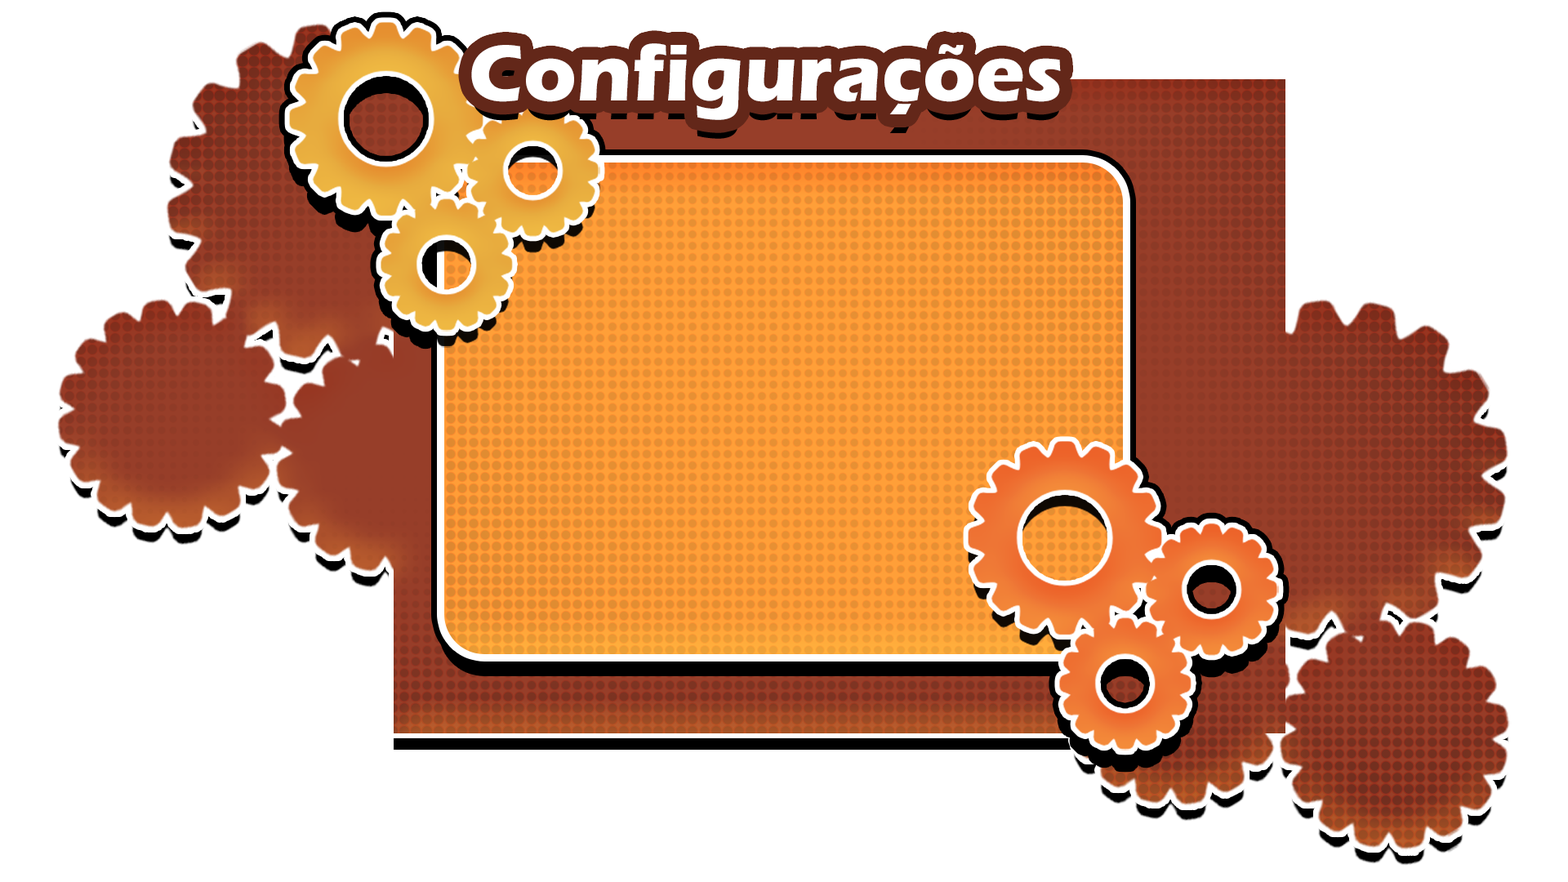
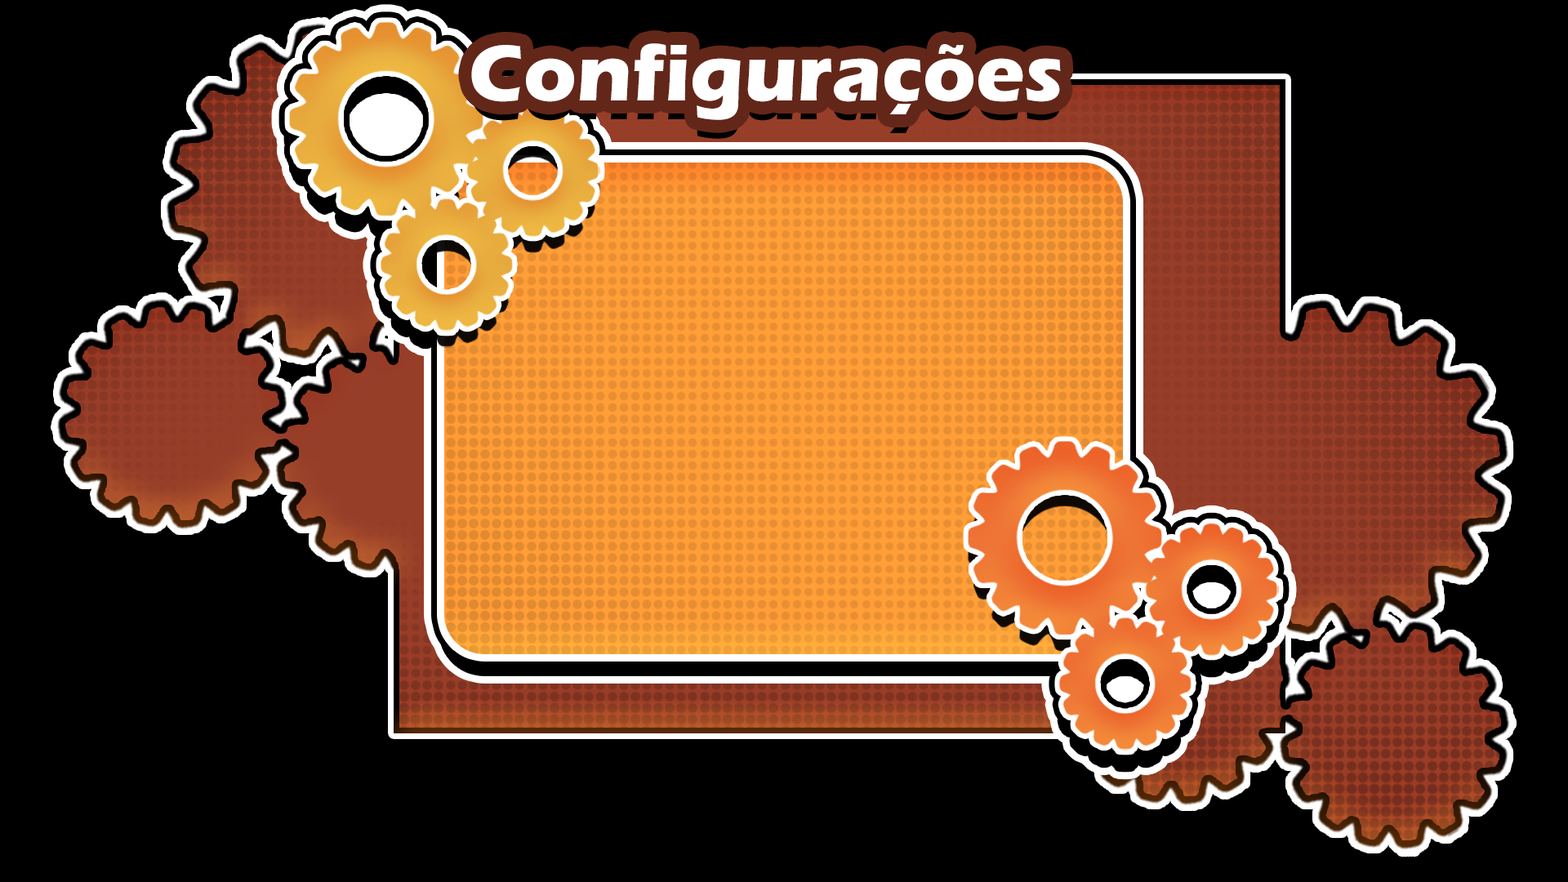
Layer changes from the first w=1568, h=882 image to the second:
added layer "Elipse 3" above "Elipse 2" over left=1106, top=676, right=1145, bottom=704
added layer "Elipse 2" above "Elipse 1" over left=1192, top=582, right=1231, bottom=609
added layer "Elipse 1" above "Camada Menu Opção 2" over left=349, top=93, right=424, bottom=156
painted on "Camada Menu Opção 2" over left=55, top=22, right=1512, bottom=852
showed "Camada 0", painted on it over left=0, top=0, right=1568, bottom=882